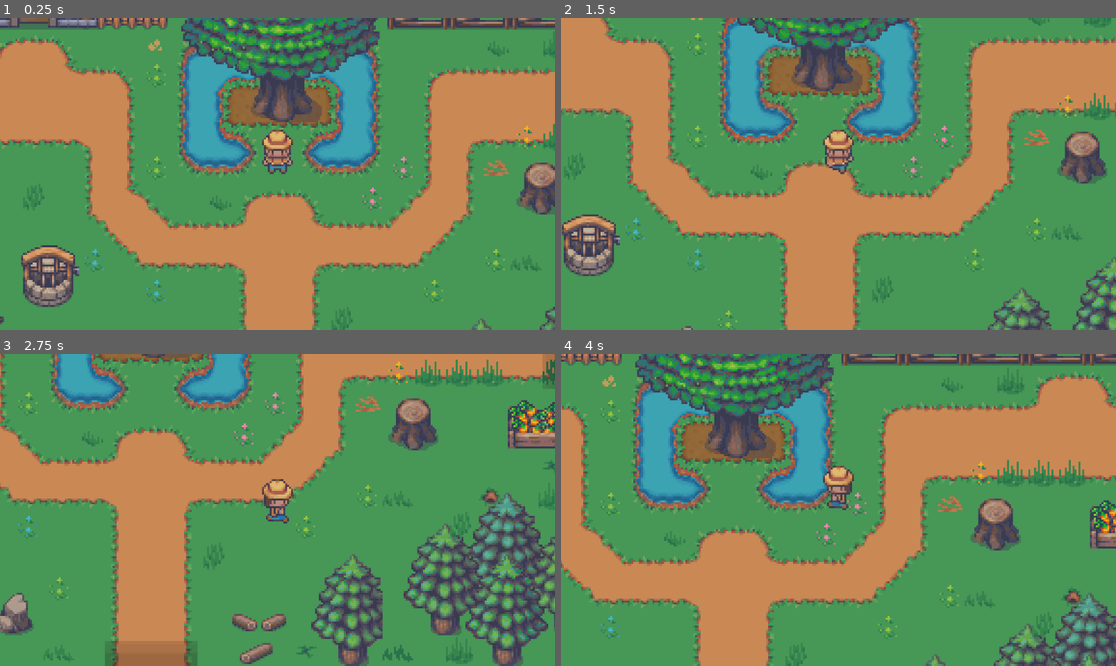
Above: before the commit, frames 1-4 (two rows, left to right).
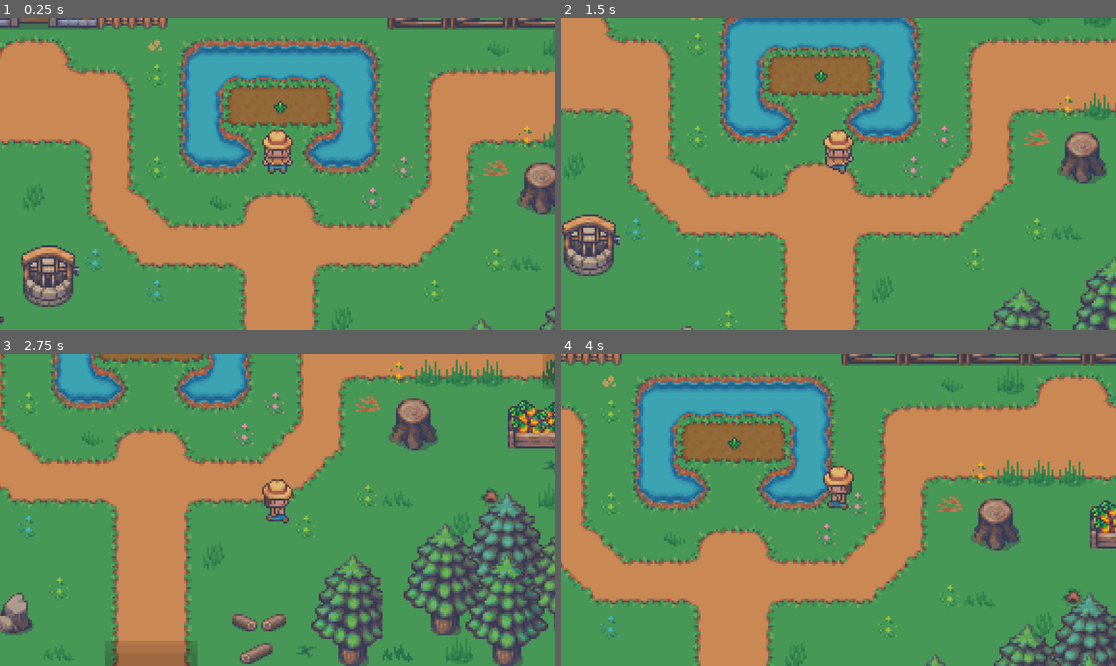
Above: after the commit, the same moments.

Repository: ztacio/MRUHacks-2026
Game: Godot game, scene res://spawn.tscn
The game is run twice, just before and just after one commit, with the same random seed, the same clock (stepped at 60 frames per second) and the same inputs.
Inputs (mouse positions are in pixels of both pictures, inside the frame that each line leads up to):
- Up to frame 1 (0.25 s): no input
- Up to frame 2 (1.5 s): move the mouse to (960, 158) at 0.52 s; hold Right (ui_right) 0.53-1.28 s; tap E (interact) at 0.6, 1.35 s; click (960, 158) at 0.67 s; move the mouse to (727, 189) at 1.27 s; hold Down (ui_down) from 1.28 s (still down)
- Up to frame 3 (2.75 s): move the mouse to (333, 441) at 2.02 s; release Down (ui_down) at 2.03 s; hold Right (ui_right) from 2.03 s (still down); tap E (interact) at 2.1 s
- Up to frame 4 (4 s): move the mouse to (810, 572) at 2.77 s; release Right (ui_right) at 2.78 s; hold Up (ui_up) 2.78-3.53 s; tap E (interact) at 2.85, 3.6 s; click (810, 572) at 2.92 s; move the mouse to (1005, 556) at 3.52 s; hold Left (ui_left) from 3.53 s (still down)

The runs differ from the first frame. In frame 1, 6.7% of the frame differs, in the area x 32-69%, y 0-34%; in frame 2, 3.3%; in frame 3, 0.1%; in frame 4, 6.7%.

Commit message:
growing the tree

Diff:
--- a/Global.gd
+++ b/Global.gd
@@ -1,3 +1,4 @@
 extends Node
 
 var has_watering_can: bool = false
+var has_fertilizer: bool = false
--- a/characters/farmer/farmer.tscn
+++ b/characters/farmer/farmer.tscn
@@ -657,7 +657,7 @@
 [sub_resource type="RectangleShape2D" id="RectangleShape2D_xoan5"]
 size = Vector2(8, 7)
 
-[node name="CharacterBody2D" type="CharacterBody2D" unique_id=25074221]
+[node name="farmersbody" type="CharacterBody2D" unique_id=25074221]
 script = ExtResource("1_4cuon")
 
 [node name="AnimatedSprite2D" type="AnimatedSprite2D" parent="." unique_id=1109338352]
@@ -665,6 +665,6 @@
 sprite_frames = SubResource("SpriteFrames_xoan5")
 animation = &"walk_up"
 
-[node name="CollisionShape2D" type="CollisionShape2D" parent="." unique_id=1302985892]
+[node name="farmershape" type="CollisionShape2D" parent="." unique_id=1302985892]
 position = Vector2(0, -3.5)
 shape = SubResource("RectangleShape2D_xoan5")
--- /dev/null
+++ b/growth.gd
@@ -0,0 +1,22 @@
+extends Node2D
+
+
+# Called when the node enters the scene tree for the first time.
+func _ready() -> void:
+	$"Stage 2".visible = false
+	$"Stage 3".visible = false
+
+
+# Called every frame. 'delta' is the elapsed time since the previous frame.
+func _process(delta: float) -> void:
+	pass
+
+
+func _on_interaction_area_body_entered(body: Node2D) -> void:
+	print("something entered the tree area!")
+	print(body.name)
+	if body.name == "Farmer":
+		if Global.has_watering_can:
+			$"Stage 2".visible = true
+		if Global.has_fertilizer:
+			$"Stage 3".visible = true
--- a/spawn.tscn
+++ b/spawn.tscn
@@ -1,9 +1,13 @@
 [gd_scene format=4 uid="uid://crmb7xm0puna8"]
 
 [ext_resource type="TileSet" uid="uid://dxnqvm3rjlf5x" path="res://tilesets/maintileset.tres" id="1_3a72r"]
+[ext_resource type="Script" uid="uid://b338gdw6we4kt" path="res://growth.gd" id="2_utm62"]
 [ext_resource type="PackedScene" uid="uid://e6etqciv13w" path="res://characters/farmer/farmer.tscn" id="2_yqulk"]
 [ext_resource type="Script" uid="uid://btuxtt10mlk4s" path="res://spawntoriver.gd" id="3_g4g62"]
 [ext_resource type="Script" uid="uid://b53vb5cllcdci" path="res://spawntofarm.gd" id="4_ewd04"]
+
+[sub_resource type="RectangleShape2D" id="RectangleShape2D_xoan5"]
+size = Vector2(51, 20)
 
 [sub_resource type="PhysicsMaterial" id="PhysicsMaterial_kx44i"]
 
@@ -79,6 +83,7 @@
 tile_set = ExtResource("1_3a72r")
 
 [node name="Tree Stages" type="Node2D" parent="Center" unique_id=1235512632]
+script = ExtResource("2_utm62")
 
 [node name="Stage 1" type="TileMapLayer" parent="Center/Tree Stages" unique_id=209719897]
 position = Vector2(96, 400)
@@ -94,6 +99,12 @@
 position = Vector2(96, 400)
 tile_map_data = PackedByteArray("AAAHAOn/BgAPAAAAAAAHAOr/BgAPAAEAAAAHAOv/BgAPAAIAAAAHAOz/BgAPAAMAAAAHAO3/BgAPAAQAAAAHAO …(592 unchanged characters)…
 tile_set = ExtResource("1_3a72r")
+
+[node name="InteractionArea" type="Area2D" parent="Center/Tree Stages" unique_id=905087825]
+
+[node name="CollisionShape2D" type="CollisionShape2D" parent="Center/Tree Stages/InteractionArea" unique_id=1830682197]
+position = Vector2(231.5, 152)
+shape = SubResource("RectangleShape2D_xoan5")
 
 [node name="Farmer" parent="." unique_id=25074221 instance=ExtResource("2_yqulk")]
 position = Vector2(231, 187)
@@ -179,4 +190,5 @@
 position = Vector2(-20, 0)
 shape = SubResource("RectangleShape2D_1rbq7")
 
+[connection signal="body_entered" from="Center/Tree Stages/InteractionArea" to="Center/Tree Stages" method="_on_interaction_area_body_entered"]
 [connection signal="body_entered" from="Area2D" to="Area2D" method="_on_body_entered"]
Not shown, added: growth.gd.uid
Not shown: 1 places in minigame2.tscn that only renumber resources
